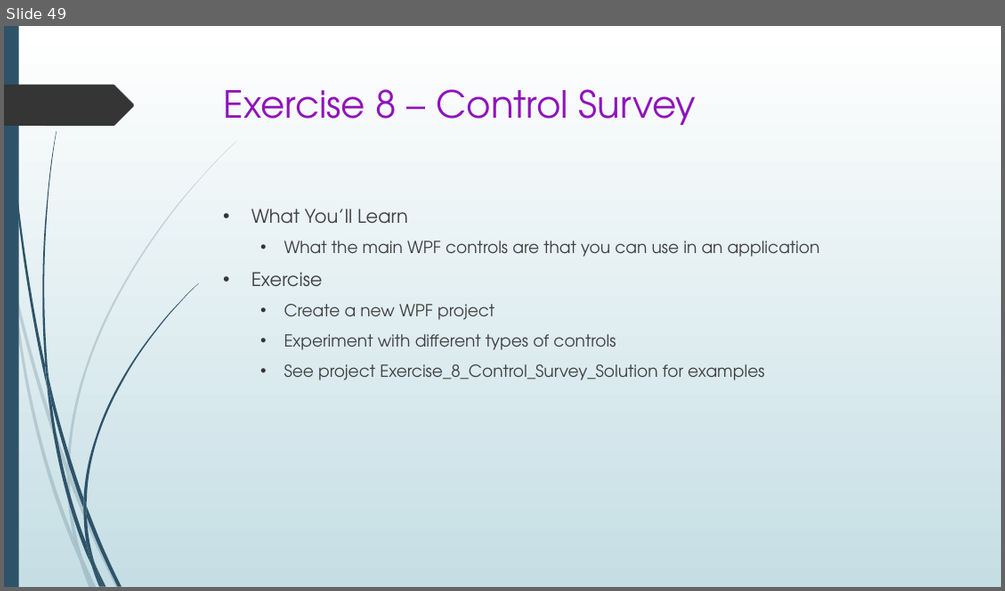
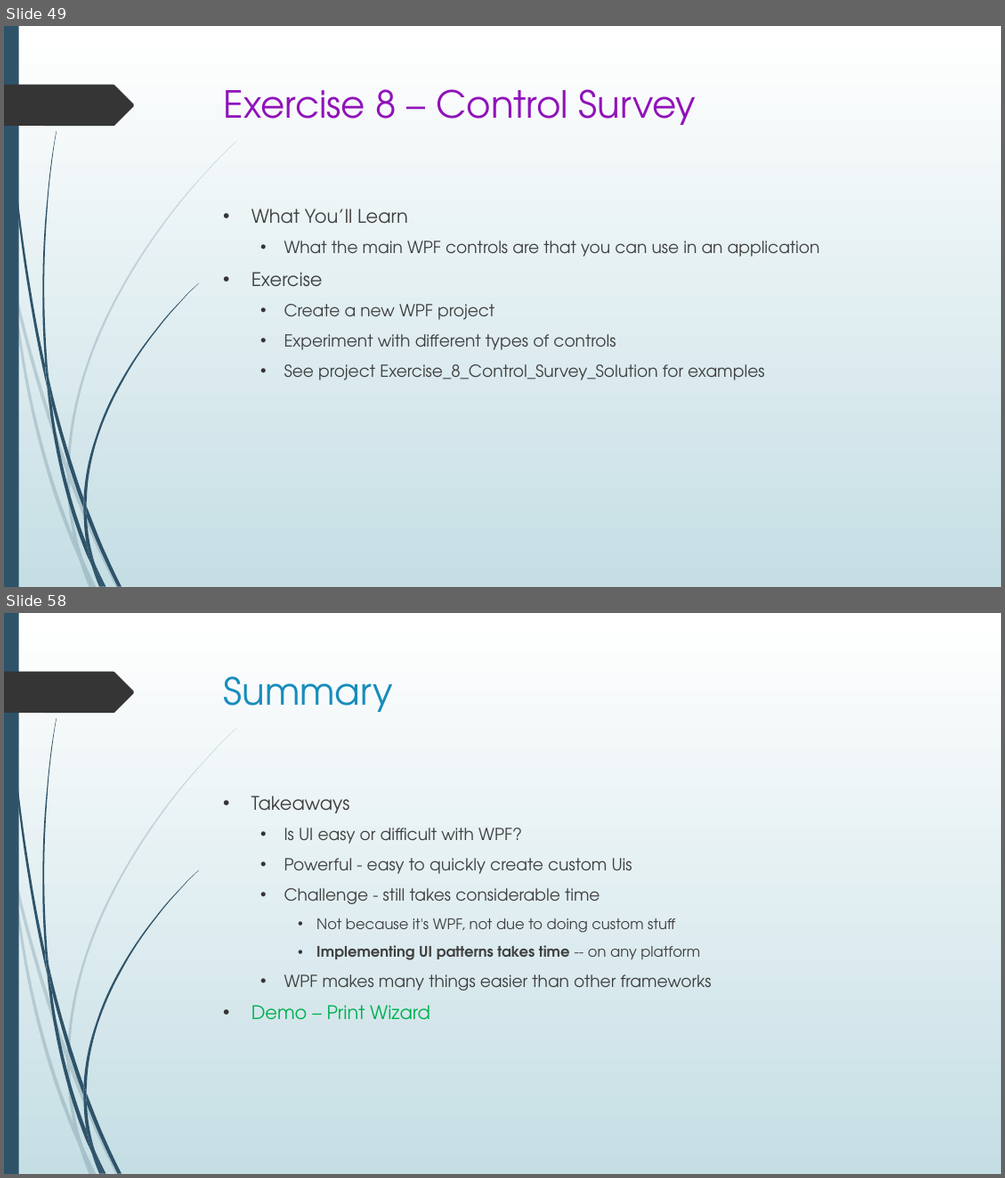
Before and after one commit to seanpsexton/wpf-workshop-solutions, a slide deck: WPF-Workshop-Sexton-Oct2023.pptx. Shown one above the other, each under a label of ours: slide 49 before the commit, slides 49 and 58 after it; the slides between them are not shown. The pictures are 1005x591 and 1005x1178 pixels, drawn with LibreOffice and Linux fonts; fonts in the diff are those of the drawing. Boxes give left, top, right and bottom in pixels: in the first picture for what was removed or moved away, otherwise in the second. Text is boxed around its words. In the diff, an @@ line names an element or a change of style, - is before the commit and + after.

```diff
--- a/WPF-Workshop-Sexton-Oct2023.pptx
+++ b/WPF-Workshop-Sexton-Oct2023.pptx
@@ slide 58 added at (4, 613, 1001, 1174), background gradient #FFFFFF to #C5DEE5; not listed: 24 template elements that a slide beside it also shows @@
@@ title added at (224, 676, 393, 712), 36 pt, text #178DBB @@
+Summary
@@ text added at (251, 795, 712, 1020), 16 pt, text #404040 @@
+• Takeaways
+  • Is UI easy or difficult with WPF?
+  • Powerful - easy to quickly create custom Uis
+  • Challenge - still takes considerable time
+    • Not because it's WPF, not due to doing custom stuff
+    • Implementing UI patterns takes time -- on any platform
+  • WPF makes many things easier than other frameworks
+• Demo – Print Wizard
```
Also in this commit, not shown: 9 other slides added.
